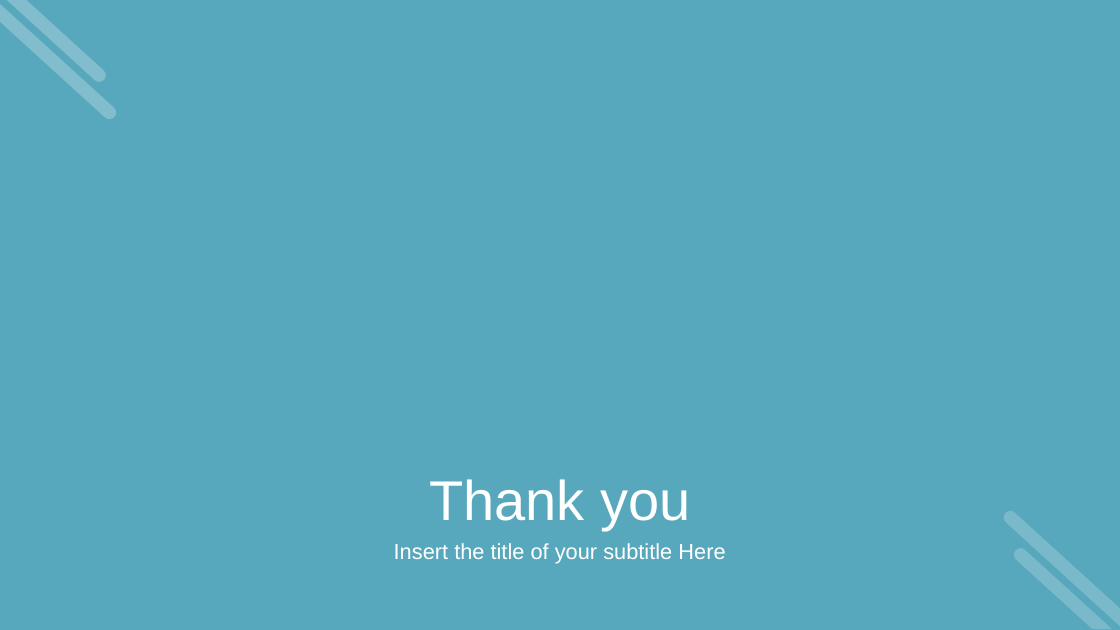
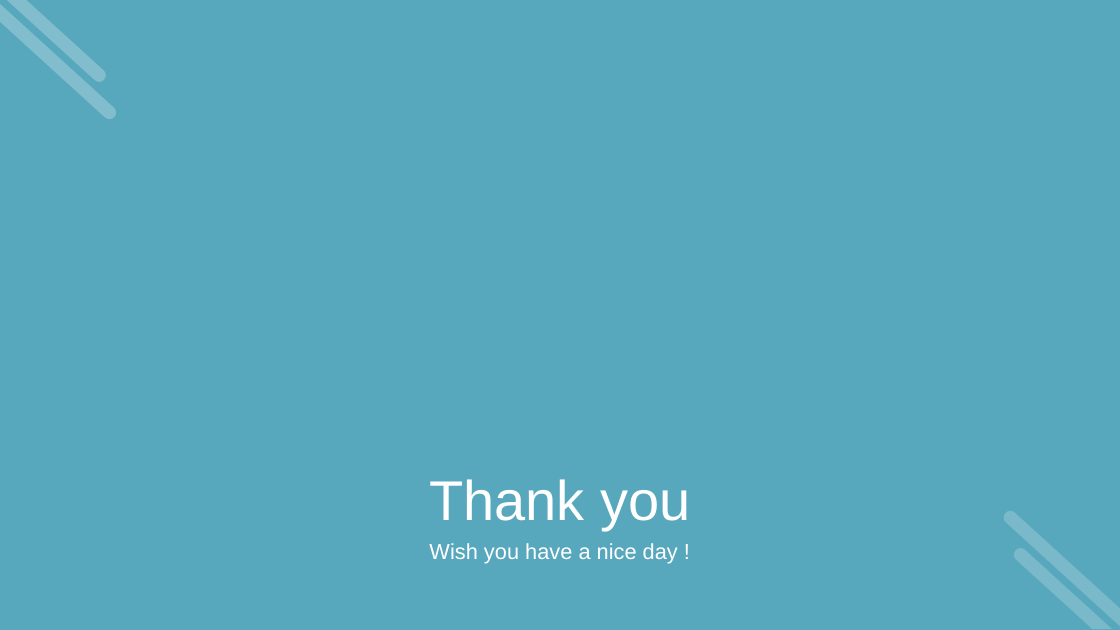
Before and after one commit to cotrang20012/RecruitingWebsite, a slide deck: slide 14 of báo cáo.pptx (slide 35 before the commit). Drawn at 1120x630 pixels with LibreOffice and Linux fonts; fonts in the diff are those of the drawing; background and template pictures are left out. Boxes give left, top, right and bottom in pixels: in the first picture for what was removed or moved away, otherwise in the second. Text is boxed around its words. In the diff, an @@ line names an element or a change of style, - is before the commit and + after.

```diff
--- a/báo cáo.pptx
+++ b/báo cáo.pptx
@@ text at (429,543,678,564): text changed @@
-Insert the title of your subtitle Here
+Wish you have a nice day !
```
Also in this commit, not shown: 1 other slide changed, 21 slides removed.
